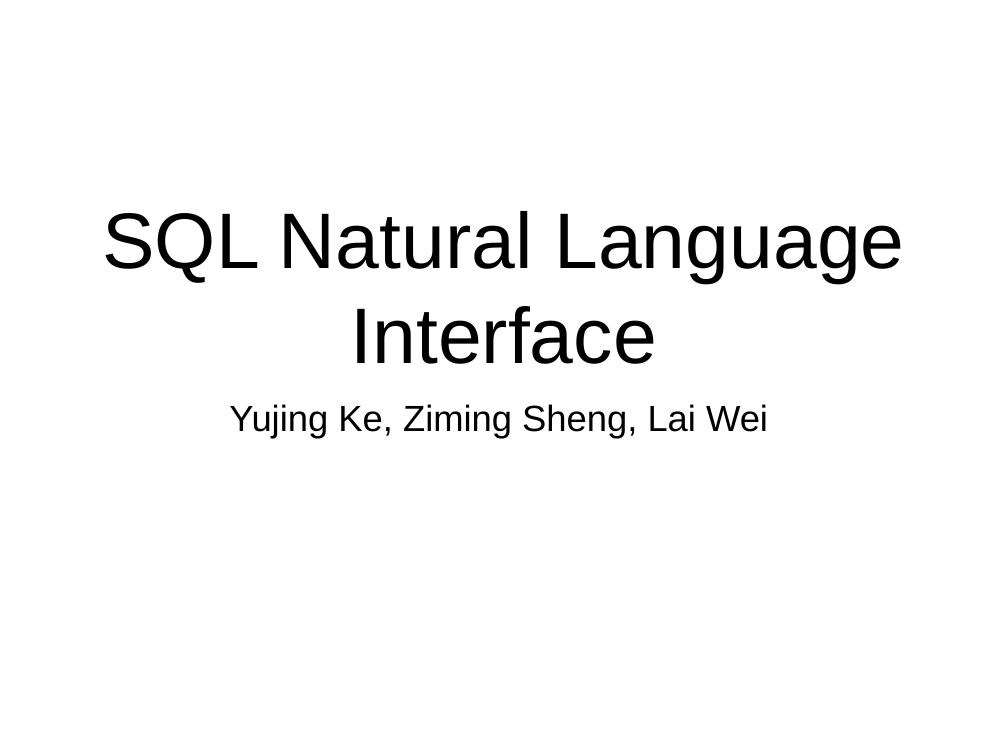
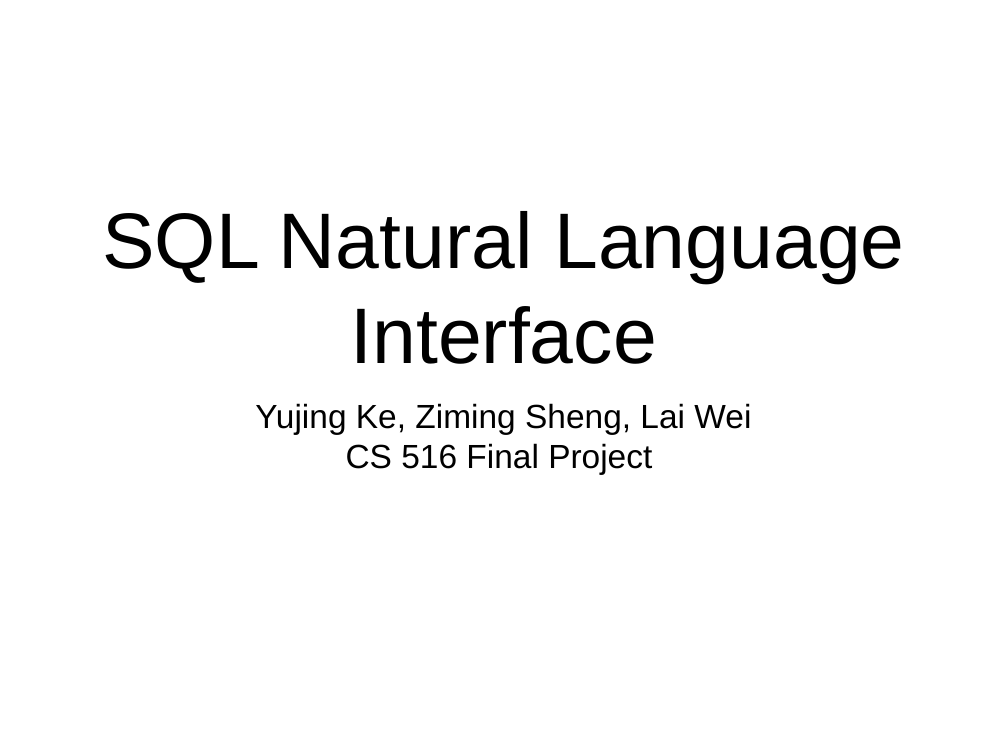
Before and after one commit to laiw12/NLP-SQL, a slide deck: slide 1 of Presentation-516.pptx. Drawn at 1008x756 pixels with LibreOffice and Linux fonts; fonts in the diff are those of the drawing. Boxes give left, top, right and bottom in pixels: in the first picture for what was removed or moved away, otherwise in the second. Text is boxed around its words. In the diff, an @@ line names an element or a change of style, - is before the commit and + after.

```diff
--- a/Presentation-516.pptx
+++ b/Presentation-516.pptx
@@ subtitle at [255,403,751,434]: size 37 to 34 pt in "Yujing Ke, Ziming Sheng, Lai Wei" @@
@@ subtitle at [346,443,652,474]: paragraph added @@
+CS 516 Final Project
```
Also in this commit, not shown: 2 other slides changed.
